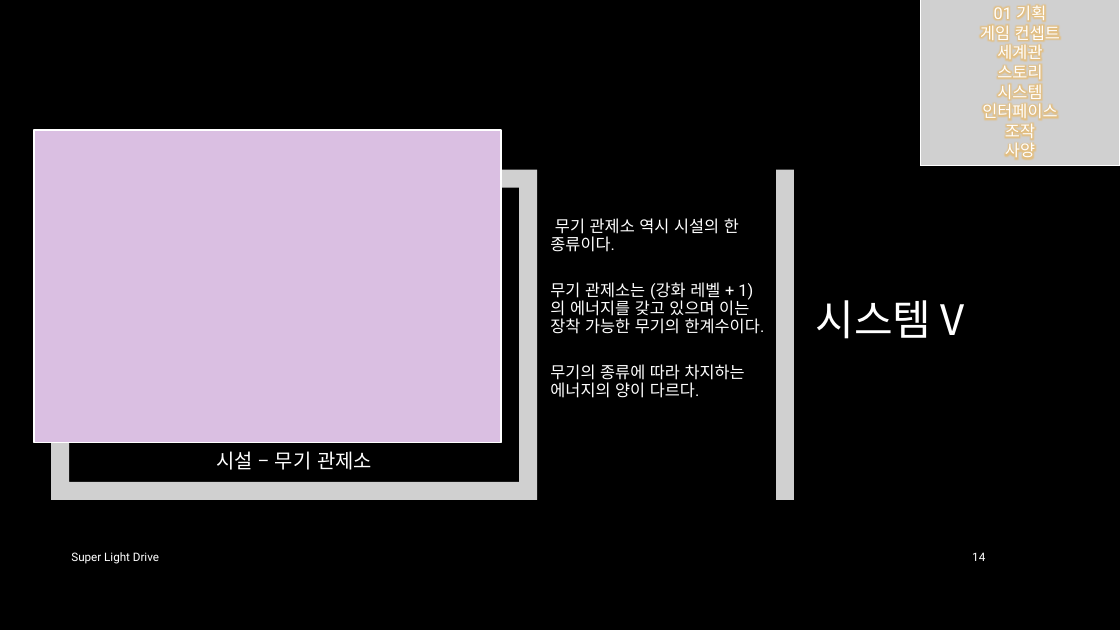
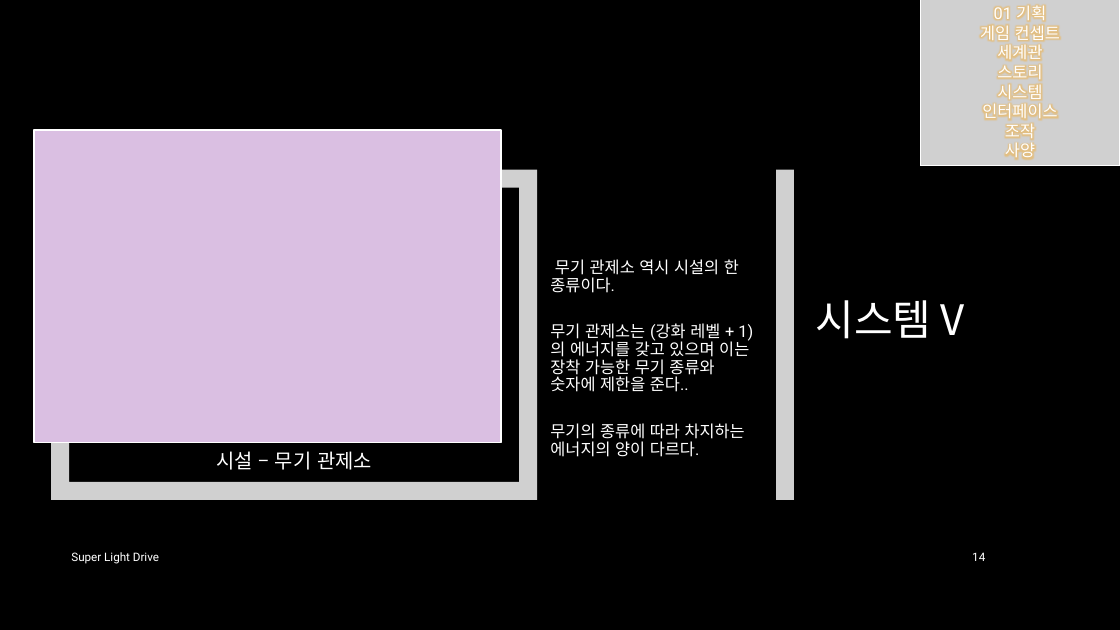
Before and after one commit to iconstudio/2017-Platformer, a slide deck: slide 14 of slides/SuperLightDrive_20171228.pptx. Drawn at 1120x630 pixels with LibreOffice and Linux fonts; fonts in the diff are those of the drawing; grey boxes stand for pictures; background and template pictures are left out. Boxes give left, top, right and bottom in pixels: in the first picture for what was removed or moved away, otherwise in the second. Text is boxed around its words. In the diff, an @@ line names an element or a change of style, - is before the commit and + after.

```diff
--- a/slides/SuperLightDrive_20171228.pptx
+++ b/slides/SuperLightDrive_20171228.pptx
@@ text "무기 관제소 역시 시설의 한 ..." at [550,259,753,457]: vertical alignment top to middle @@
@@ text at [550,323,753,392]: text changed @@
-무기 관제소는 (강화 레벨 + 1)의 에너지를 갖고 있으며 이는 장착 가능한 무기의 한계수이다.
+무기 관제소는 (강화 레벨 + 1)의 에너지를 갖고 있으며 이는 장착 가능한 무기 종류와 숫자에 제한을 준다..
```
Also in this commit, not shown: 19 other slides changed, 5 slides added.
